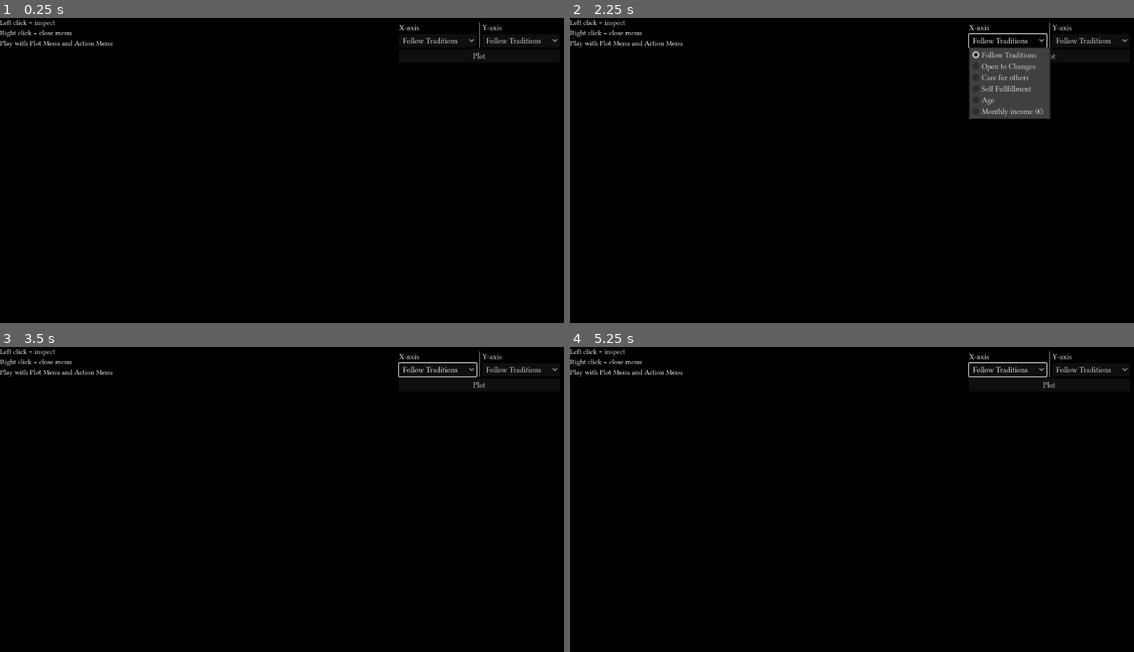
Above: before the commit, frames 1-4 (two rows, left to right).
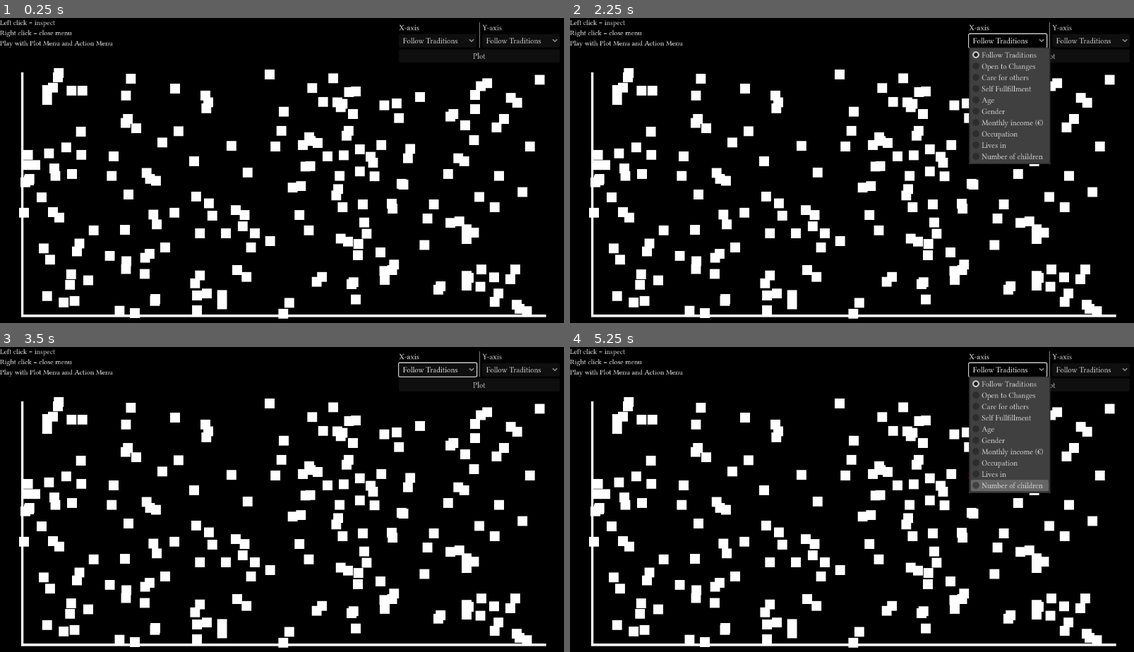
Above: after the commit, the same moments.

Repository: angeldustjdr/RevolutionManager
Game: Godot game, scene res://main.tscn
Two runs of this game, one before a commit and one after it. Both use one fixed random seed, a clock stepped at 60 frames per second and the inputs below.
Inputs (mouse positions are in pixels of both pictures, inside the frame that each line leads up to):
- Up to frame 1 (0.25 s): no input
- Up to frame 2 (2.25 s): click "Follow Traditions" at 0.5 s; click "Plot" at 1.25 s; click "Follow Traditions" at 2 s
- Up to frame 3 (3.5 s): click "Plot" at 2.75 s
- Up to frame 4 (5.25 s): click "Follow Traditions" at 3.5 s; click "Plot" at 4.25 s; tap Enter at 5 s; move the mouse to (976, 490) at 5.02 s; click (976, 490) at 5.17 s

The runs differ from the first frame. In frame 1, 12% of the frame differs, in the area x 3-97%, y 16-99%; in frame 2, 14%; in frame 3, 12%; in frame 4, 17%, in the area x 3-97%, y 9-99%.

Commit message:
fix UI. Work on UI finished for now

Diff:
--- a/Citizen/CitizenManager.tscn
+++ b/Citizen/CitizenManager.tscn
@@ -2,49 +2,34 @@
 
 [ext_resource type="Script" path="res://Citizen/CitizenManager.gd" id="1_t4i4p"]
 
-[node name="CitizenManager" type="Control"]
-layout_mode = 3
-anchors_preset = 15
-anchor_right = 1.0
-anchor_bottom = 1.0
-grow_horizontal = 2
-grow_vertical = 2
+[node name="CitizenManager" type="Node2D"]
 script = ExtResource("1_t4i4p")
 
 [node name="Title" type="Label" parent="."]
-layout_mode = 0
 offset_right = 1149.0
 offset_bottom = 70.0
 theme_override_font_sizes/font_size = 25
 horizontal_alignment = 1
 
-[node name="PlotZone" type="Control" parent="."]
-layout_mode = 1
-anchors_preset = 15
-anchor_right = 1.0
-anchor_bottom = 1.0
-offset_left = 48.0
-offset_top = 111.0
-offset_right = -38.0
-offset_bottom = -43.0
-grow_horizontal = 2
-grow_vertical = 2
+[node name="PlotZone" type="Node2D" parent="."]
+position = Vector2(48, 111)
 
 [node name="Xaxis" type="ColorRect" parent="."]
-layout_mode = 0
 offset_left = 48.0
 offset_top = 605.0
 offset_right = 1114.0
 offset_bottom = 610.0
+mouse_filter = 2
 
 [node name="Yaxis" type="ColorRect" parent="."]
-layout_mode = 0
 offset_left = 43.0
 offset_top = 111.0
 offset_right = 48.0
 offset_bottom = 610.0
+mouse_filter = 2
 
 [node name="Xlabels" type="Control" parent="."]
+layout_mode = 3
 anchors_preset = 0
 offset_left = 43.0
 offset_top = 610.0
@@ -60,6 +45,7 @@
 vertical_alignment = 2
 
 [node name="Ylabels" type="Control" parent="."]
+layout_mode = 3
 anchors_preset = 0
 offset_top = 111.0
 offset_right = 43.0
--- a/Citizen/citizen.gd
+++ b/Citizen/citizen.gd
@@ -1,4 +1,4 @@
-extends Control
+extends Node2D
 
 var profile : Dictionary = {}
 var selected = false
@@ -30,14 +30,22 @@
 	selected = false
 	switchColor(false)
 
+func move(where):
+	var tween = create_tween()
+	tween.set_ease(Tween.EASE_OUT)
+	tween.tween_property(self,"position",where,0.5)
 
-func _on_sprite_2d_mouse_entered():
+
+
+func _on_area_2d_mouse_entered():
 	switchColor(true)
 
-func _on_sprite_2d_mouse_exited():
+
+func _on_area_2d_mouse_exited():
 	switchColor(false)
 
-func _on_sprite_2d_gui_input(event):
+
+func _on_area_2d_input_event(_viewport, event, _shape_idx):
 	if event.is_pressed() and event.button_index == MOUSE_BUTTON_LEFT :
 		UI.emit_signal("clearSelected")
 		UI.emit_signal("showProfileUI",profile)
--- a/Citizen/citizen.tscn
+++ b/Citizen/citizen.tscn
@@ -1,15 +1,14 @@
-[gd_scene load_steps=2 format=3 uid="uid://ciphdf1vd7sax"]
+[gd_scene load_steps=3 format=3 uid="uid://ciphdf1vd7sax"]
 
 [ext_resource type="Script" path="res://Citizen/Citizen.gd" id="1_lve5p"]
 
-[node name="Citizen" type="Control"]
-layout_mode = 3
-anchors_preset = 0
+[sub_resource type="RectangleShape2D" id="RectangleShape2D_he4q4"]
+
+[node name="Citizen" type="Node2D"]
 script = ExtResource("1_lve5p")
 
 [node name="NameLabel" type="Label" parent="."]
 visible = false
-layout_mode = 0
 offset_left = -20.0
 offset_top = -33.0
 offset_right = 20.0
@@ -18,13 +17,17 @@
 horizontal_alignment = 1
 
 [node name="Sprite2D" type="ColorRect" parent="."]
-custom_minimum_size = Vector2(20, 20)
-layout_mode = 0
 offset_left = -10.0
 offset_top = -10.0
 offset_right = 10.0
 offset_bottom = 10.0
+mouse_filter = 2
 
-[connection signal="gui_input" from="Sprite2D" to="." method="_on_sprite_2d_gui_input"]
-[connection signal="mouse_entered" from="Sprite2D" to="." method="_on_sprite_2d_mouse_entered"]
-[connection signal="mouse_exited" from="Sprite2D" to="." method="_on_sprite_2d_mouse_exited"]
+[node name="Area2D" type="Area2D" parent="."]
+
+[node name="CollisionShape2D" type="CollisionShape2D" parent="Area2D"]
+shape = SubResource("RectangleShape2D_he4q4")
+
+[connection signal="input_event" from="Area2D" to="." method="_on_area_2d_input_event"]
+[connection signal="mouse_entered" from="Area2D" to="." method="_on_area_2d_mouse_entered"]
+[connection signal="mouse_exited" from="Area2D" to="." method="_on_area_2d_mouse_exited"]
--- a/Citizen/citizenManager.gd
+++ b/Citizen/citizenManager.gd
@@ -1,15 +1,18 @@
-extends Control
+extends Node2D
 
 @onready var PlotZone = $PlotZone
 
-var citizen = preload("res://Citizen/Citizen.tscn")
-var NbCitizen = 200
+@export var PlotZoneX = 1066
+@export var PlotZoneY = 494
 
 func _ready():
 	UI.connect("XYaxis",_on_PlotXY)
+
+	var NbCitizen = 200
+	var citizen = preload("res://Citizen/Citizen.tscn")
 	for i in range(NbCitizen):
 		var c = citizen.instantiate()
-		c.position = Vector2(randi_range(0,int(PlotZone.size.x)),randi_range(0,int(PlotZone.size.y)))
+		c.position = Vector2(randi_range(0,PlotZoneX),randi_range(0,PlotZoneY))
 		c.initialize()
 		PlotZone.add_child(c)
 
@@ -21,52 +24,107 @@
 	$Xlabels/Xtitle.text = XaxisName
 	$Ylabels/Ytitle.text = YaxisName
 
-	#GetXY
+	var values = { #Valeur des labels à placer sur l'axe
+		"Occupation" : {"Retired" : 100.0,
+		"Unemployed - under Solidarity income benefit" : 87.5,
+		"Unemployed - under Unemployment benefit" : 75.0,
+		"Farmer" : 62.5,
+		"Worker" : 50.0,
+		"Employee" : 37.5,
+		"Intermediate occupation" : 25.0,
+		"Executive" : 12.5},
+
+		"Lives in" : {
+			"Paris" : 100.0,
+			"Metropolis" : 82.5,
+			"Big town" : 66.0,
+			"Small town" : 49.5,
+			"Village" : 33.0,
+			"Tiny village" : 16.5
+		},
+
+		"Number of children" : {
+			"No children" : 100.0,
+			"1 child" : 75.0,
+			"2 children" : 50.0,
+			"3 children" : 25.0,
+			"4 children or more" : 5.0
+		},
+
+		"Gender" : {
+			"Female" : 25.0,
+			"Male" : 75.0
+		}
+	}
+
 	var X : Array = []
 	var Y : Array = []
 	for c in $PlotZone.get_children():
 		X.append(c.profile[XaxisName])
 		Y.append(c.profile[YaxisName])
 
-	# check if string or integer and divide axis accordingly
-	if typeof(X[0]) != TYPE_STRING :
-		var deltaX = X.max() - X.min()
-		var X0 = createLabel(str(int(X.min())),Vector2(0.0,0.0),0.0)
-		$Xlabels.add_child(X0)
-		var X1 = createLabel(str(int(X.min() + 0.25*deltaX)),Vector2($Xlabels.size.x *0.25,0.0),0.0)
-		$Xlabels.add_child(X1)
-		var X2 = createLabel(str(int(X.min() + 0.5*deltaX)),Vector2($Xlabels.size.x * 0.5,0.0),0.0)
-		$Xlabels.add_child(X2)
-		var X3 = createLabel(str(int(X.min() + 0.75*deltaX)),Vector2($Xlabels.size.x * 0.75,0.0),0.0)
-		$Xlabels.add_child(X3)
-		var X4 = createLabel(str(int(X.max())),Vector2($Xlabels.size.x,0.0),0.0)
-		$Xlabels.add_child(X4)
+	match typeof($PlotZone.get_children()[0].profile[XaxisName]):
+		TYPE_STRING :
+			for v in values[XaxisName]:
+				var X0 = createLabel(v,Vector2(values[XaxisName][v]/100 * $Xlabels.size.x,0.0),0.0)
+				X0.position -= Vector2(X0.size.x/2,0.0)
+				$Xlabels.add_child(X0)
+		_ : # if we want to display numbers
+			var deltaX = X.max() - X.min()
+			var X0 = createLabel(str(int(X.min())),Vector2(0.0,0.0),0.0)
+			X0.position -= Vector2(X0.size.x/2,0.0)
+			$Xlabels.add_child(X0)
+			var X1 = createLabel(str(int(X.min() + 0.25*deltaX)),Vector2($Xlabels.size.x *0.25,0.0),0.0)
+			X1.position -= Vector2(X1.size.x/2,0.0)
+			$Xlabels.add_child(X1)
+			var X2 = createLabel(str(int(X.min() + 0.5*deltaX)),Vector2($Xlabels.size.x * 0.5,0.0),0.0)
+			X2.position -= Vector2(X2.size.x/2,0.0)
+			$Xlabels.add_child(X2)
+			var X3 = createLabel(str(int(X.min() + 0.75*deltaX)),Vector2($Xlabels.size.x * 0.75,0.0),0.0)
+			X3.position -= Vector2(X3.size.x/2,0.0)
+			$Xlabels.add_child(X3)
+			var X4 = createLabel(str(int(X.max())),Vector2($Xlabels.size.x,0.0),0.0)
+			X4.position -= Vector2(X4.size.x/2,0.0)
+			$Xlabels.add_child(X4)
 
-	if typeof(Y[0]) != TYPE_STRING :
-		var deltaY = Y.max() - Y.min()
-		var Y0 = createLabel(str(int(Y.min())),Vector2(0.0,$Ylabels.size.y),-90.0)
-		Y0.position += Vector2($Ylabels.size.x/2,Y0.size.x/2)
-		$Ylabels.add_child(Y0)
-		var Y1 = createLabel(str(int(Y.min() + 0.25*deltaY)),Vector2(0.0, $Ylabels.size.y *0.75),-90.0)
-		Y1.position += Vector2($Ylabels.size.x/2,Y0.size.x/2)
-		$Ylabels.add_child(Y1)
-		var Y2 = createLabel(str(int(Y.min() + 0.5*deltaY)),Vector2(0.0, $Ylabels.size.y * 0.5),-90.0)
-		Y2.position += Vector2($Ylabels.size.x/2,Y0.size.x/2)
-		$Ylabels.add_child(Y2)
-		var Y3 = createLabel(str(int(Y.min() + 0.75*deltaY)),Vector2(0.0, $Ylabels.size.y * 0.25),-90.0)
-		Y3.position += Vector2($Ylabels.size.x/2,Y0.size.x/2)
-		$Ylabels.add_child(Y3)
-		var Y4 = createLabel(str(int(Y.max())),Vector2(0.0, 0.0),-90.0)
-		Y4.position += Vector2($Ylabels.size.x/2,Y0.size.x/2)
-		$Ylabels.add_child(Y4)
+
+	match typeof($PlotZone.get_children()[0].profile[YaxisName]):
+		TYPE_STRING :
+			for v in values[YaxisName]:
+				var Y0 = createLabel(v,Vector2(0.0,(1-values[YaxisName][v]/100) * $Ylabels.size.y),-90.0)
+				Y0.position += Vector2($Ylabels.size.x/2,Y0.size.x/2)
+				$Ylabels.add_child(Y0)
+		_ :
+			var deltaY = Y.max() - Y.min()
+			var Y0 = createLabel(str(int(Y.min())),Vector2(0.0,$Ylabels.size.y),-90.0)
+			Y0.position += Vector2($Ylabels.size.x/2,Y0.size.x/2)
+			$Ylabels.add_child(Y0)
+			var Y1 = createLabel(str(int(Y.min() + 0.25*deltaY)),Vector2(0.0, $Ylabels.size.y *0.75),-90.0)
+			Y1.position += Vector2($Ylabels.size.x/2,Y0.size.x/2)
+			$Ylabels.add_child(Y1)
+			var Y2 = createLabel(str(int(Y.min() + 0.5*deltaY)),Vector2(0.0, $Ylabels.size.y * 0.5),-90.0)
+			Y2.position += Vector2($Ylabels.size.x/2,Y0.size.x/2)
+			$Ylabels.add_child(Y2)
+			var Y3 = createLabel(str(int(Y.min() + 0.75*deltaY)),Vector2(0.0, $Ylabels.size.y * 0.25),-90.0)
+			Y3.position += Vector2($Ylabels.size.x/2,Y0.size.x/2)
+			$Ylabels.add_child(Y3)
+			var Y4 = createLabel(str(int(Y.max())),Vector2(0.0, 0.0),-90.0)
+			Y4.position += Vector2($Ylabels.size.x/2,Y0.size.x/2)
+			$Ylabels.add_child(Y4)
 
 	#move citizen on the plot
 	for c in $PlotZone.get_children():
-		var xPosition
-		var yPosition
-		if typeof(X[0]) != TYPE_STRING : xPosition = ((c.profile[XaxisName]-X.min())/(X.max()-X.min()))*$PlotZone.size.x
-		if typeof(Y[0]) != TYPE_STRING : yPosition = (1-(c.profile[YaxisName]-Y.min())/(Y.max()-Y.min()))*$PlotZone.size.y
-		c.position = Vector2(xPosition,yPosition)
+		var xPosition = 0.0
+		var yPosition = 0.0
+		if typeof(X[0]) != TYPE_STRING :
+			xPosition = ((c.profile[XaxisName]-X.min())/(X.max()-X.min()))*PlotZoneX
+		else :
+			xPosition = values[XaxisName][c.profile[XaxisName]]/100.0 *PlotZoneX
+		if typeof(Y[0]) != TYPE_STRING :
+			yPosition = (1-(c.profile[YaxisName]-Y.min())/(Y.max()-Y.min()))*PlotZoneY
+		else :
+			yPosition = (1-values[YaxisName][c.profile[YaxisName]]/100.0)*PlotZoneY
+		c.move(Vector2(xPosition,yPosition))
 
 func clearLabels():
 	for l in $Xlabels.get_children():
@@ -76,7 +134,10 @@
 
 func createLabel(myText,myPosition,myRotation):
 	var l = Label.new()
+	l.tooltip_text = myText
+	if len(myText)>5 : myText = myText.left(4)+"(.)"
 	l.text = myText
 	l.rotation_degrees = myRotation
 	l.position = myPosition
+	l.mouse_filter = Control.MOUSE_FILTER_STOP
 	return l
--- a/UI/Plotmenu.gd
+++ b/UI/Plotmenu.gd
@@ -2,7 +2,10 @@
 
 @onready var Xaxis = $MarginContainer/VBoxContainer/HBoxContainer/Xaxis/OptionButton
 @onready var Yaxis = $MarginContainer/VBoxContainer/HBoxContainer/Yaxis/OptionButton
-@onready var listOptions = ["Follow Traditions","Open to Changes","Care for others","Self Fullfillment","Age","Monthly income (€)"]
+@onready var listOptions = [
+	"Follow Traditions","Open to Changes","Care for others","Self Fullfillment","Age",
+	"Gender","Monthly income (€)","Occupation","Lives in","Number of children"
+	]
 
 func _ready():
 	for axis in [Xaxis,Yaxis]:
--- a/main.tscn
+++ b/main.tscn
@@ -1,6 +1,6 @@
 [gd_scene load_steps=4 format=3 uid="uid://dgwfsgdrsy5nw"]
 
-[ext_resource type="Script" path="res://Citizen/CitizenManager.gd" id="1_qxs42"]
+[ext_resource type="PackedScene" uid="uid://dxln76ko4smo4" path="res://Citizen/CitizenManager.tscn" id="2_5c3ky"]
 [ext_resource type="Script" path="res://UI/CanvasLayer.gd" id="2_a4l4x"]
 [ext_resource type="PackedScene" uid="uid://c8l0mtgtk56bs" path="res://UI/Plotmenu.tscn" id="3_dgsg3"]
 
@@ -15,16 +15,12 @@
 color = Color(0, 0, 0, 1)
 
 [node name="Camera2D" type="Camera2D" parent="."]
+anchor_mode = 0
 
-[node name="CitizenManager" type="Node2D" parent="."]
-script = ExtResource("1_qxs42")
-
-[node name="ViewManager" type="Node2D" parent="."]
+[node name="CitizenManager" parent="." instance=ExtResource("2_5c3ky")]
 
 [node name="CanvasLayer" type="CanvasLayer" parent="."]
 script = ExtResource("2_a4l4x")
-
-[node name="PlotMenu" parent="CanvasLayer" instance=ExtResource("3_dgsg3")]
 
 [node name="ColorRect" type="ColorRect" parent="CanvasLayer"]
 offset_right = 236.0
@@ -41,8 +37,6 @@
 Right click = close menu
 Play with Plot Menu and Action Menu"
 
-[node name="Title" type="Label" parent="CanvasLayer"]
-offset_right = 1149.0
-offset_bottom = 70.0
-theme_override_font_sizes/font_size = 25
-horizontal_alignment = 1
+[node name="PlotMenu" parent="CanvasLayer" instance=ExtResource("3_dgsg3")]
+offset_left = -122.0
+offset_bottom = 94.0
